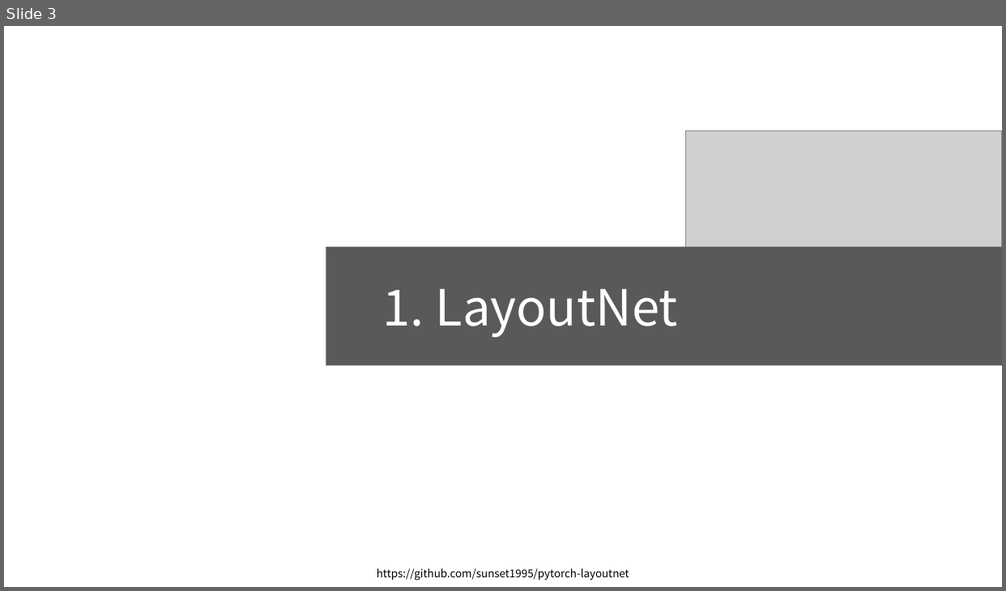
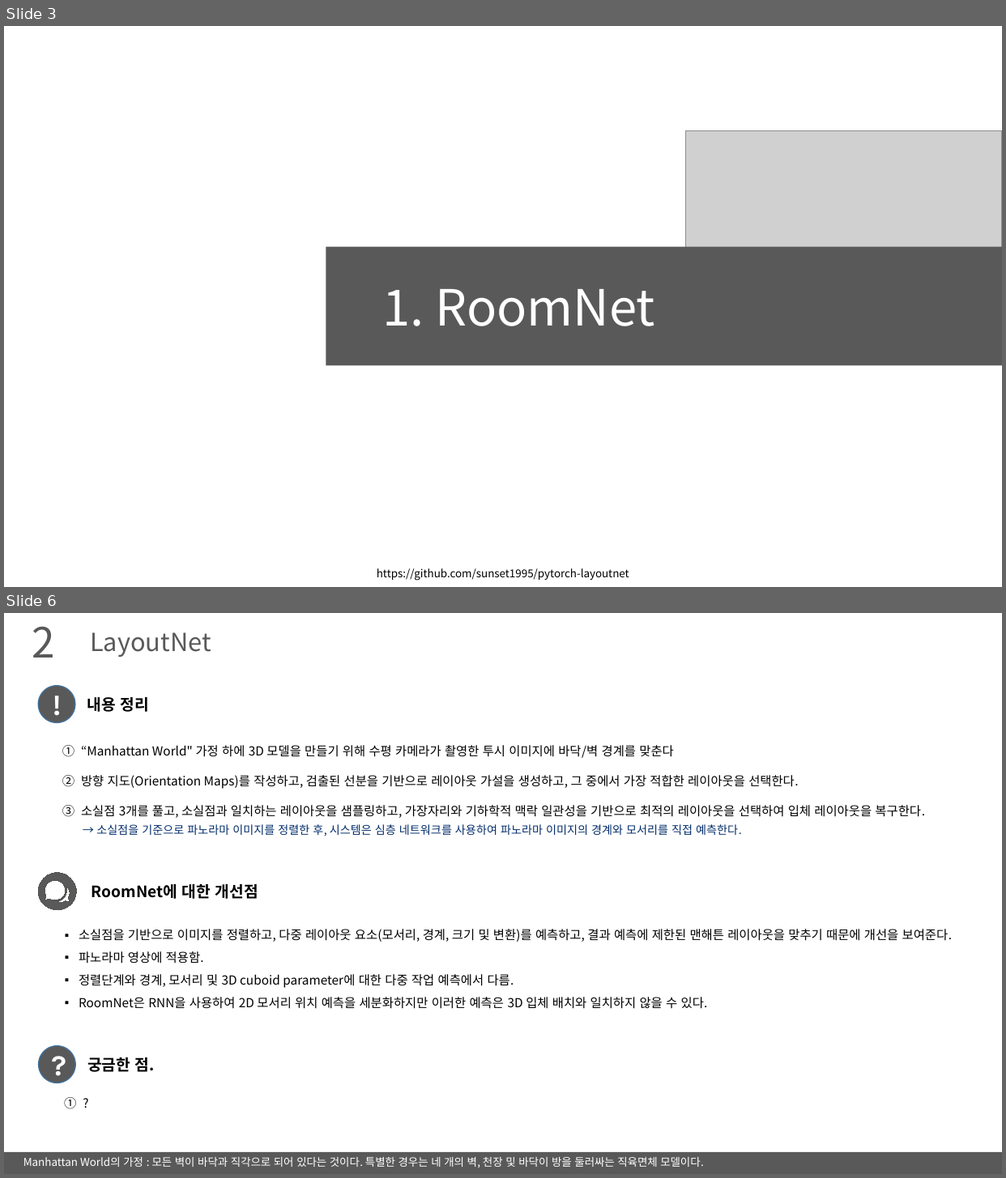
Before and after one commit to arittung/3D_Room_Layout_estimation, a slide deck: LayoutNet-HorizonNet-HoHoNet 정리.pptx. Shown one above the other, each under a label of ours: slide 3 before the commit, slides 3 and 6 after it; the slides between them are not shown. The pictures are 1006x591 and 1006x1178 pixels, drawn with LibreOffice and Linux fonts; fonts in the diff are those of the drawing; grey boxes stand for pictures. Boxes give left, top, right and bottom in pixels: in the first picture for what was removed or moved away, otherwise in the second. Text is boxed around its words. In the diff, an @@ line names an element or a change of style, - is before the commit and + after.

Commit message:
add layoutnet 정리

```diff
--- a/LayoutNet-HorizonNet-HoHoNet 정리.pptx
+++ b/LayoutNet-HorizonNet-HoHoNet 정리.pptx
@@ slide 6 added at bbox=[4, 613, 1002, 1174], background #FFFFFF @@
@@ text added at bbox=[32, 626, 55, 658], 40 pt, text #595959 @@
+2
@@ text added at bbox=[90, 632, 211, 657], 24 pt, text #595959 @@
+LayoutNet
@@ ellipse added at bbox=[39, 686, 75, 723], fill #595959, outline #43739E 1 pt, 28 pt, text #FFFFFF, bold @@
+!
@@ text added at bbox=[87, 697, 149, 712], 15 pt, text #000000, bold @@
+내용 정리
@@ text added at bbox=[81, 745, 925, 818], 12 pt, text #000000 @@
+1. “Manhattan World" 가정 하에 3D 모델을 만들기 위해 수평 카메라가 촬영한 투시 이미지에 바닥/벽 경계를 맞춘다
+2. 방향 지도(Orientation Maps)를 작성하고, 검출된 선분을 기반으로 레이아웃 가설을 생성하고, 그 중에서 가장 적합한 레이아웃을 선택한다.
+3. 소실점 3개를 풀고, 소실점과 일치하는 레이아웃을 샘플링하고, 가장자리와 기하학적 맥락 일관성을 기반으로 최적의 레이아웃을 선택하여 입체 레이아웃을 복구한다.
@@ text added at bbox=[96, 824, 742, 837], 11 pt, text #052E6B @@
+→ 소실점을 기준으로 파노라마 이미지를 정렬한 후, 시스템은 심층 네트워크를 사용하여 파노라마 이미지의 경계와 모서리를 직접 예측한다.
@@ freeform shape added at bbox=[39, 873, 77, 910], fill #595959, outline #565654 0 pt @@
@@ text added at bbox=[91, 884, 258, 899], 15 pt, text #000000, bold @@
+RoomNet에 대한 개선점
@@ text added at bbox=[79, 929, 953, 1009], 12 pt, text #000000 @@
+▪ 소실점을 기반으로 이미지를 정렬하고, 다중 레이아웃 요소(모서리, 경계, 크기 및 변환)를 예측하고, 결과 예측에 제한된 맨해튼 레이아웃을 맞추기 때문에 개선을 보여준다.
+▪ 파노라마 영상에 적용함.
+▪ 정렬단계와 경계, 모서리 및 3D cuboid parameter에 대한 다중 작업 예측에서 다름.
+▪ RoomNet은 RNN을 사용하여 2D 모서리 위치 예측을 세분화하지만 이러한 예측은 3D 입체 배치와 일치하지 않을 수 있다.
@@ ellipse added at bbox=[39, 1046, 75, 1084], fill #595959, outline #43739E 1 pt, 28 pt, text #FFFFFF, bold @@
+?
@@ text added at bbox=[87, 1058, 155, 1072], 15 pt, text #000000, bold @@
+궁금한 점.
@@ text added at bbox=[57, 1077, 675, 1110], 12 pt, text #000000 @@
+1. ?
@@ rectangle added at bbox=[4, 1152, 1002, 1174], fill #595959 @@
@@ text added at bbox=[23, 1157, 703, 1169], 10.5 pt, text #FFFFFF @@
+Manhattan World의 가정 : 모든 벽이 바닥과 직각으로 되어 있다는 것이다. 특별한 경우는 네 개의 벽, 천장 및 바닥이 방을 둘러싸는 직육면체 모델이다.
@@ slide 3 changed as well @@
@@ text at bbox=[383, 289, 655, 327]: text changed @@
-1. LayoutNet
+1. RoomNet
```
Also in this commit, not shown: 15 other slides changed, 11 other slides added, 2 other files.
